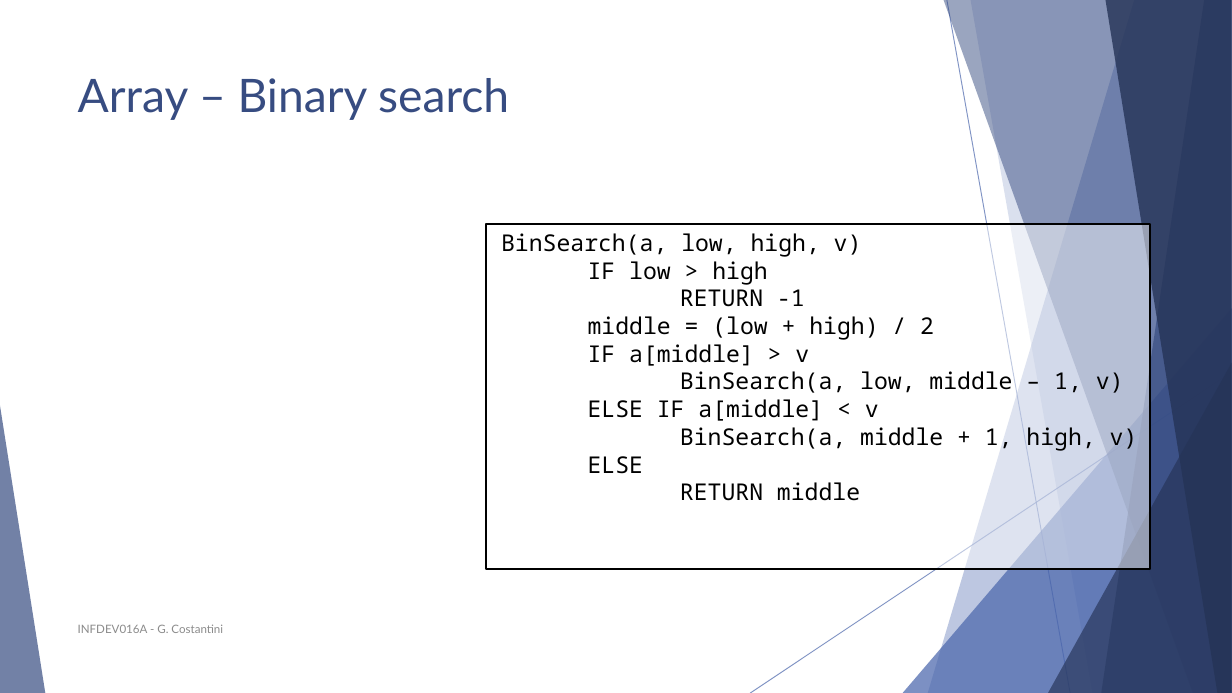
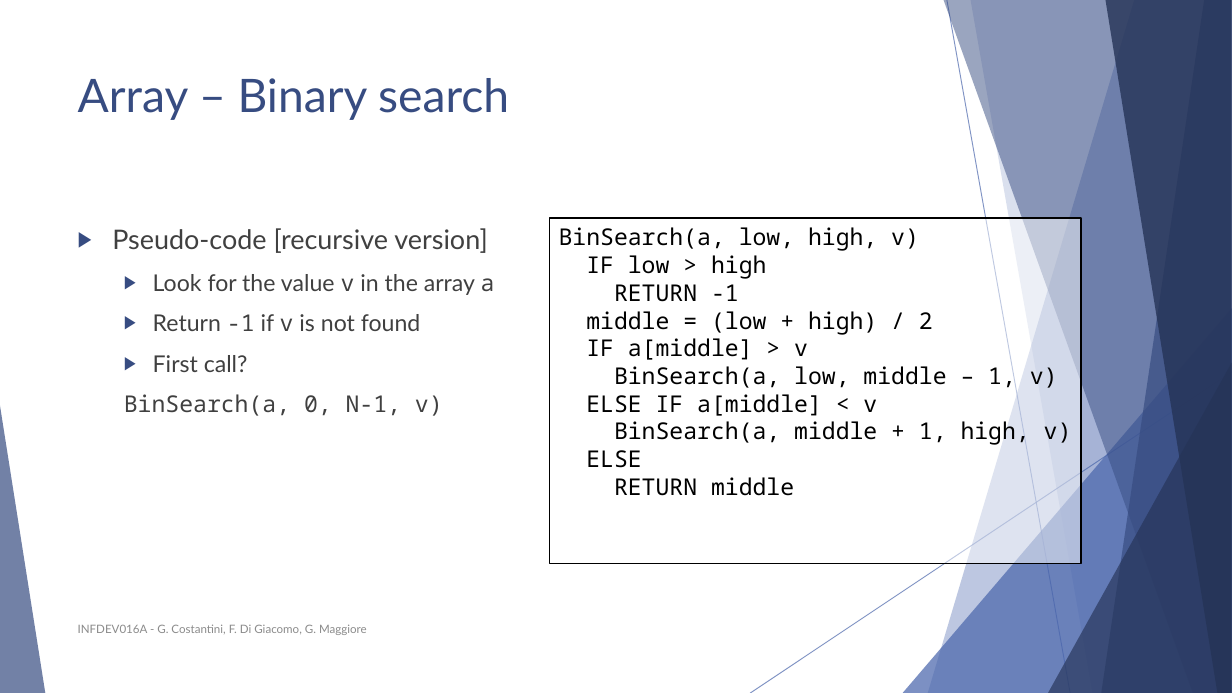
Before and after one commit to polyanos/INFDEV01-6A, a slide deck: slide 22 of Slides/Week 1 - Intro, array, complexity.pptx. Drawn at 1232x693 pixels with LibreOffice and Linux fonts; fonts in the diff are those of the drawing; grey boxes stand for pictures. Boxes give left, top, right and bottom in pixels: in the first picture for what was removed or moved away, otherwise in the second. Text is boxed around its words. In the diff, an @@ line names an element or a change of style, - is before the commit and + after.

```diff
--- a/Slides/Week 1 - Intro, array, complexity.pptx
+++ b/Slides/Week 1 - Intro, array, complexity.pptx
@@ text added at (112, 228, 495, 416), 18 pt, text #404040 @@
+▶ Pseudo-code [recursive version]
+  ▶ Look for the value v in the array a
+  ▶ Return -1 if v is not found
+  ▶ First call?
+  BinSearch(a, 0, N-1, v)
@@ rectangle "BinSearch(a, low, high, v)": place and size @@
-rectangle "BinSearch(a, low, high, v)" at (486, 224, 1151, 569)
+rectangle "BinSearch(a, low, high, v)" at (550, 218, 1081, 564)
@@ text at (78, 624, 367, 635): text changed @@
-INFDEV016A - G. Costantini
+INFDEV016A - G. Costantini, F. Di Giacomo, G. Maggiore
```
Also in this commit, not shown: 51 other slides changed, 3 slides added, 1 slide removed.
